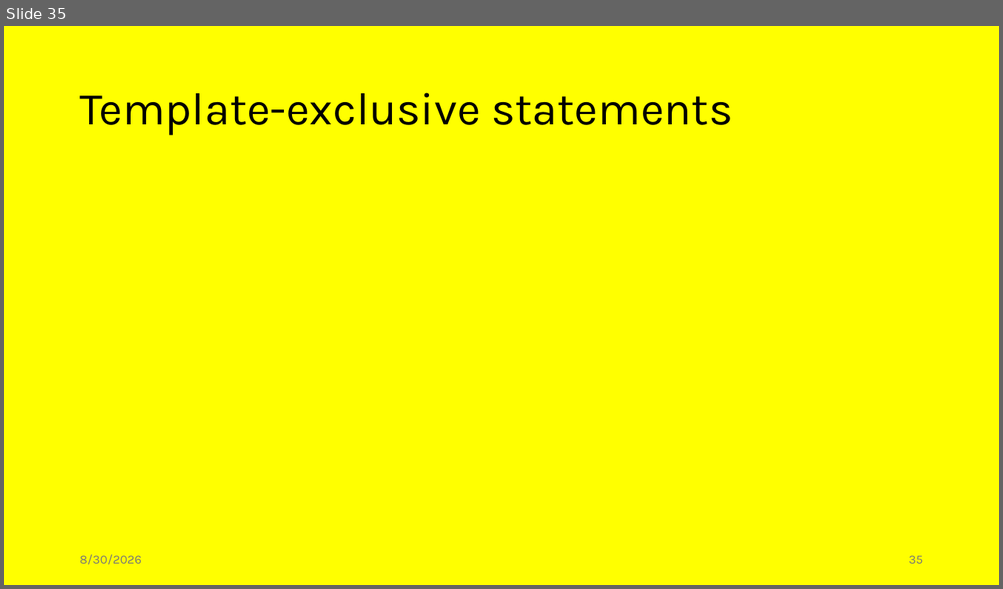
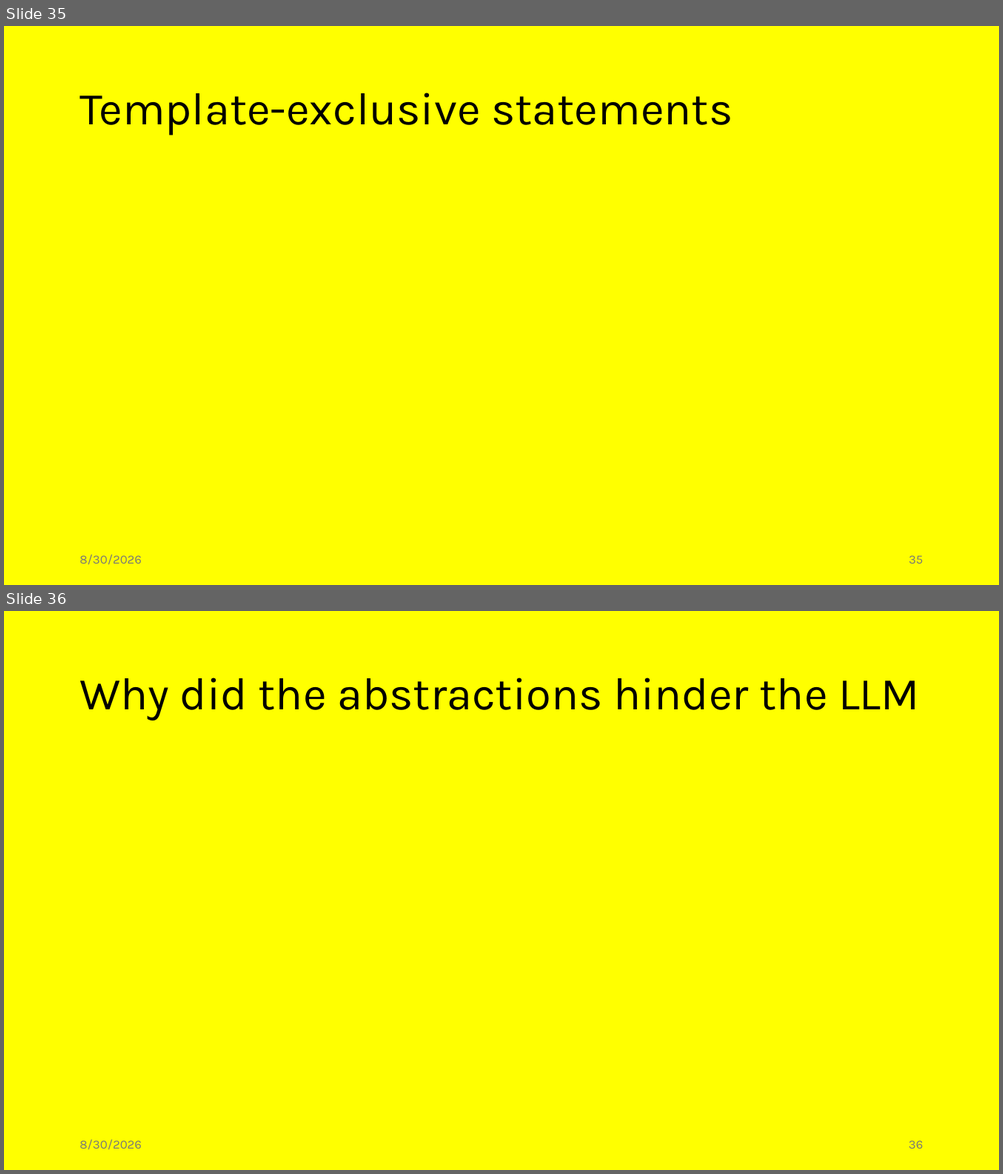
Before and after one commit to jiriklepl/phd-thesis, a slide deck: slides/Optimizing Memory Layouts and Traversal Orders in High-Performance Computing.pptx. Shown one above the other, each under a label of ours: slide 35 before the commit, slides 35 and 36 after it. The pictures are 1003x589 and 1003x1174 pixels, drawn with LibreOffice and Linux fonts; fonts in the diff are those of the drawing. Boxes give left, top, right and bottom in pixels: in the first picture for what was removed or moved away, otherwise in the second. Text is boxed around its words. In the diff, an @@ line names an element or a change of style, - is before the commit and + after.

```diff
--- a/slides/Optimizing Memory Layouts and Traversal Orders in High-Performance Computing.pptx
+++ b/slides/Optimizing Memory Layouts and Traversal Orders in High-Performance Computing.pptx
@@ slide 36 added at bbox=[4, 611, 999, 1170], background #FFFF00 @@
@@ title added at bbox=[79, 678, 919, 721], 44 pt, text #000000 @@
+Why did the abstractions hinder the LLM
@@ text added at bbox=[79, 1140, 142, 1150], 12 pt, text #797979 @@
+8/30/2026
@@ page number added at bbox=[908, 1141, 922, 1149], 12 pt, text #797979 @@
+36
```
Also in this commit, not shown: 1 slide changed, 1 other slide added, 1 slide removed.
